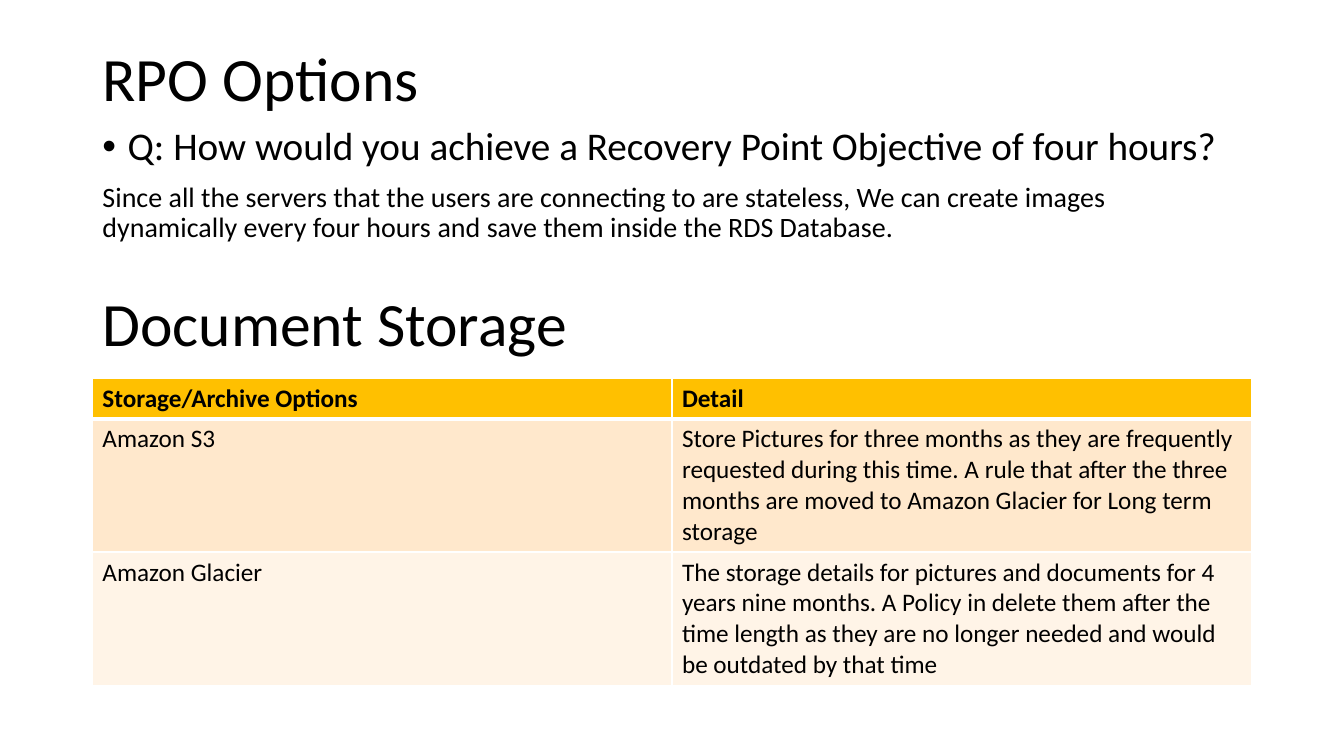
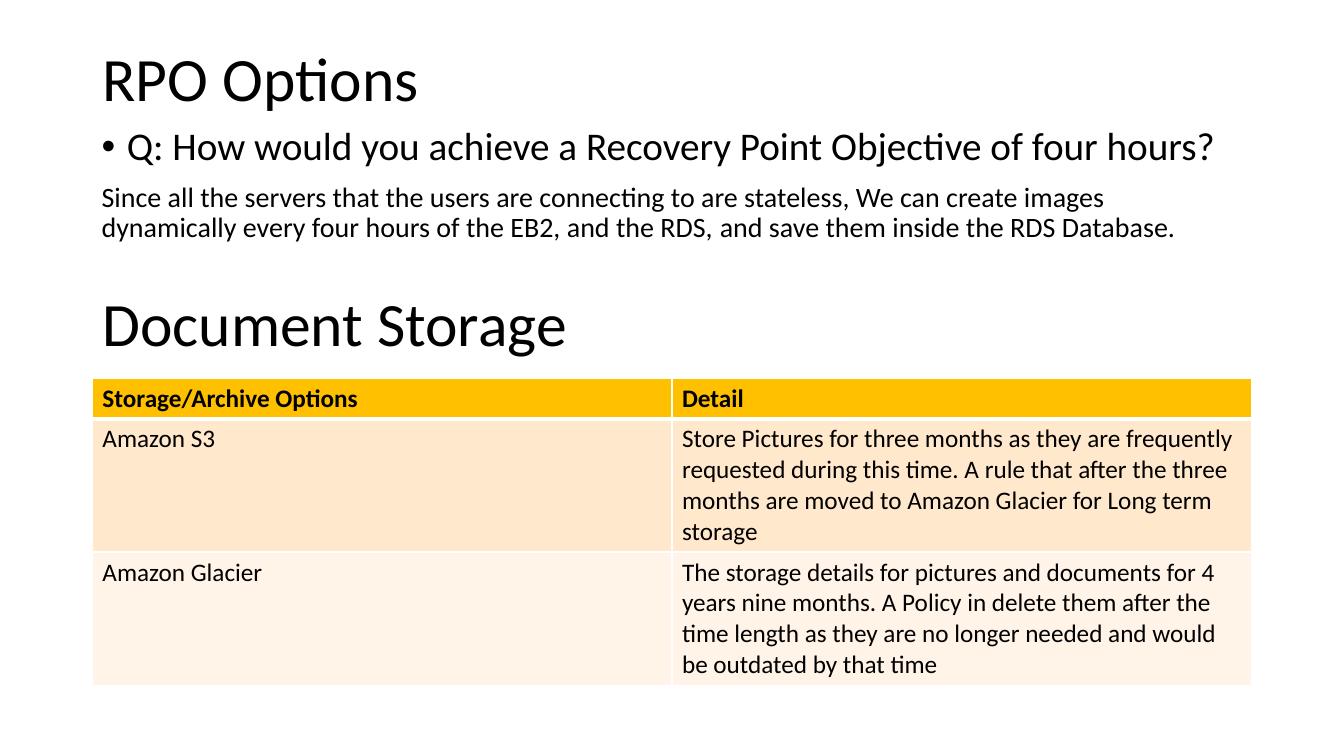
Before and after one commit to WilliamCareySemiColon/college_y3, a slide deck: slide 6 of Cloud_Computing/Labs/Assignment/part 2/Cloud-Computing-Assignment-2.pptx. Drawn at 1344x756 pixels with LibreOffice and Linux fonts; fonts in the diff are those of the drawing. Boxes give left, top, right and bottom in pixels: in the first picture for what was removed or moved away, otherwise in the second. Text is boxed around its words. In the diff, an @@ line names an element or a change of style, - is before the commit and + after.

```diff
--- a/Cloud_Computing/Labs/Assignment/part 2/Cloud-Computing-Assignment-2.pptx
+++ b/Cloud_Computing/Labs/Assignment/part 2/Cloud-Computing-Assignment-2.pptx
@@ text at (102,187,1175,242): text changed @@
-Since all the servers that the users are connecting to are stateless, We can create images dynamically every four hours and save them inside the RDS Database.
+Since all the servers that the users are connecting to are stateless, We can create images dynamically every four hours of the EB2, and the RDS, and save them inside the RDS Database.
```
Also in this commit, not shown: 9 other slides changed, 1 slide removed, 1 other file.
